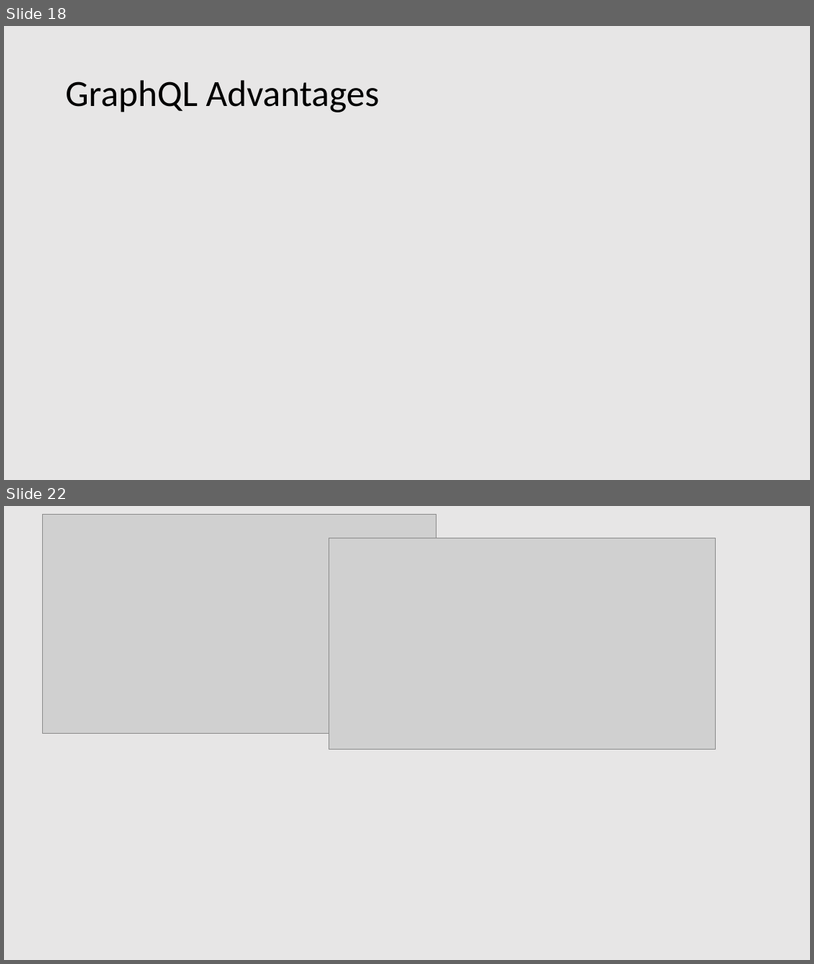
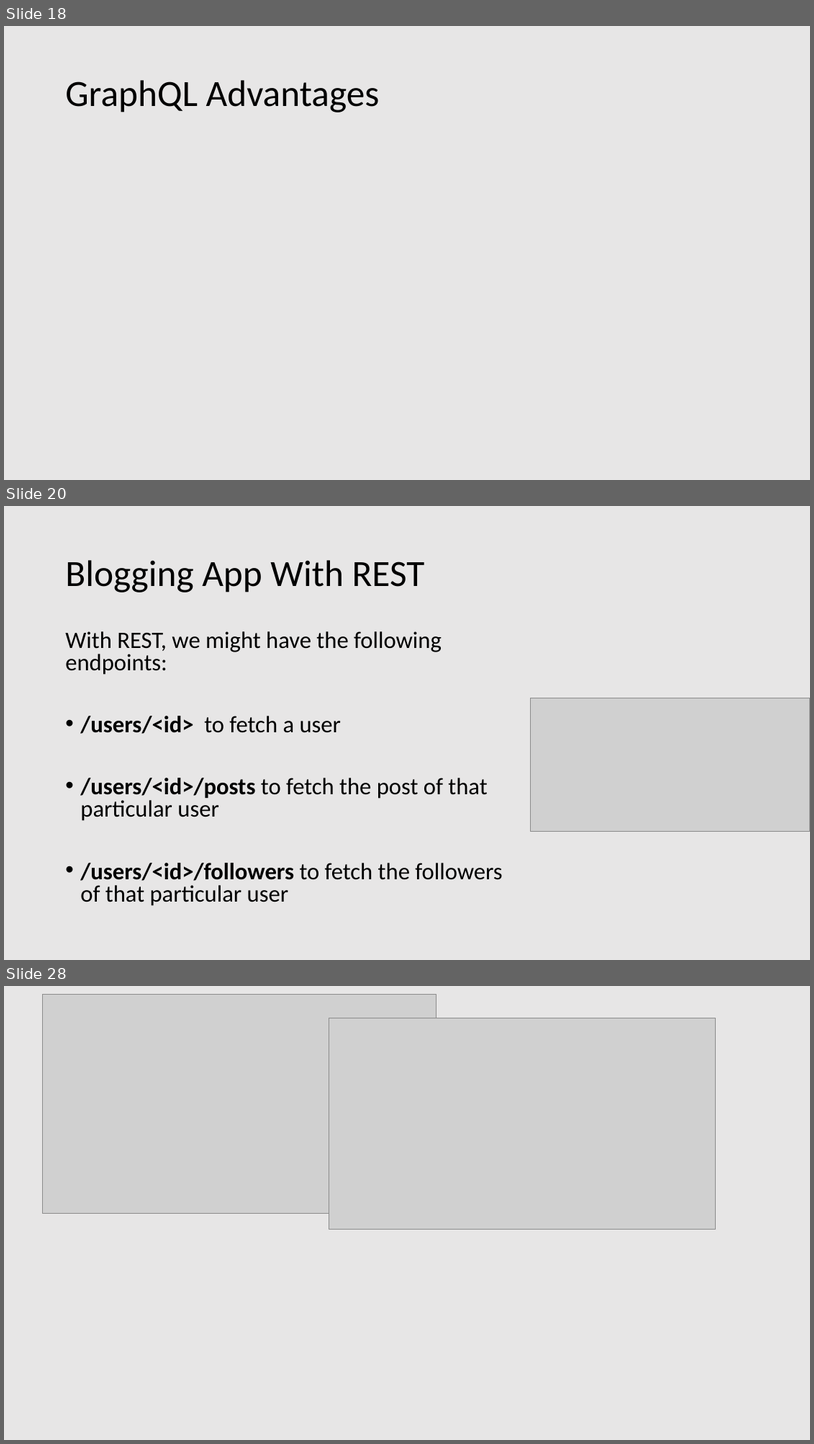
Before and after one commit to patelg123/graphql-presentation, a slide deck: current.pptx. Shown one above the other, each under a label of ours: slides 18 and 22 before the commit, slides 18, 20 and 28 after it; the slides between them are not shown. The pictures are 814x964 and 814x1444 pixels, drawn with LibreOffice and Linux fonts; fonts in the diff are those of the drawing; grey boxes stand for pictures. Boxes give left, top, right and bottom in pixels: in the first picture for what was removed or moved away, otherwise in the second. Text is boxed around its words. In the diff, an @@ line names an element or a change of style, - is before the commit and + after.

```diff
--- a/current.pptx
+++ b/current.pptx
@@ slide 20 added at (4, 506, 810, 960), background #E7E6E6 @@
@@ title added at (65, 560, 425, 592), 44 pt, text #000000 @@
+Blogging App With REST
@@ text added at (65, 631, 502, 906), 28 pt, text #000000 @@
+With REST, we might have the following endpoints:
+• /users/<id> to fetch a user
+• /users/<id>/posts to fetch the post of that particular user
+• /users/<id>/followers to fetch the followers of that particular user
@@ picture added at (531, 698, 810, 831) @@
@@ what was slide 22 is now slide 28 @@
```
Also in this commit, not shown: 8 other slides added, 3 slides removed, 1 other file.
